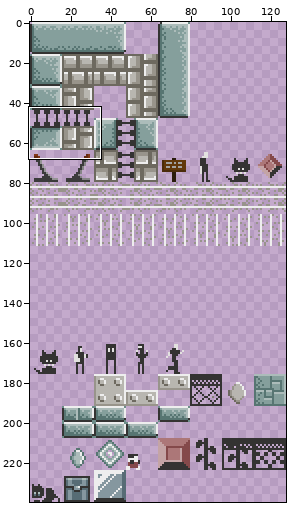
Sprite sheet: assets/images/tiles.png. Above: a wide view before the commit, with the close-up outlined.
Close-up. Earlier state:
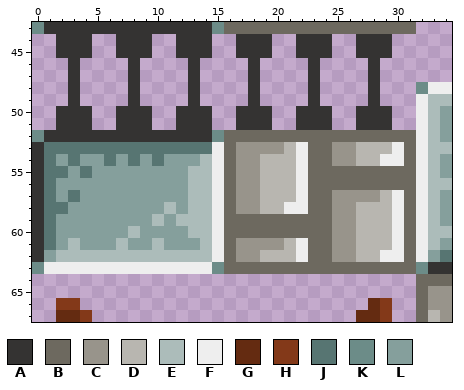
The file is 128x240 pixels. Colours within 5 levels of each other are drawn and written as one. Shown: x 0..34, y 43..67. The commit also changed other parts of the picture, which this record leaves out.
Palette (. is transparent): A #343332  B #6d695f  C #98948b  D #b8b6b0  E #acbcba  F #eeeeee  G #642b11  H #833919  J #577572  K #6c8c88  L #859f9c
Pixels before, first column x 0:
43 KAAAAAAAAAAAAAAKBBBBBBBBBBBBBBBB...
44 ..AAA..AAA..AAA..AAA..AAA..AAA.....
45 ..AAA..AAA..AAA..AAA..AAA..AAA.....
46 ...A....A....A....A....A....A......
47 ...A....A....A....A....A....A......
48 ...A....A....A....A....A....A...KFF
49 ...A....A....A....A....A....A...FEE
50 ..AAA..AAA..AAA..AAA..AAA..AAA..FEL
51 ..AAA..AAA..AAA..AAA..AAA..AAA..FEL
52 KAAAAAAAAAAAAAAKBBBBBBBBBBBBBBBBFEL
53 AJJJJJJJJJJJJJJFBCCCCDFBBCCDDDFBFEE
54 AJLJLLJLJLJLLLEFBCCDDDFBBCCDDFFBFEL
55 AJJLJLLLLLLLLEEFBCCDDDFBBBBBBBBBFEL
56 AJLLLLLLLLLLLEEFBCCDDDFBBBBBBBBBFEE
57 AJLJLLLLLLLLLEEFBCCDDDFBBCCCCDFBFEL
58 AJJLLLLLLLLELEEFBCCDDFFBBCCDDDFBFEL
59 AJLLLLLLLLELEEEFBBBBBBBBBCCDDDFBFEL
60 AJLLLLLLELLLLEEFBBBBBBBBBCCDDDFBFEE
61 AJLELLLELLELLLEFBCCCCDFBBCCDDDFBFEL
62 ALEEEEEEEEEEEEEFBCCDDDFBBCCDDFFBFLJ
63 KFFFFFFFFFFFFFFKBBBBBBBBBBBBBBBBKAA
64 ................................BBB
65 ................................BCC
66 ..HH........................GH..BCC
67 ..GGH......................GGH..BDC
The result:
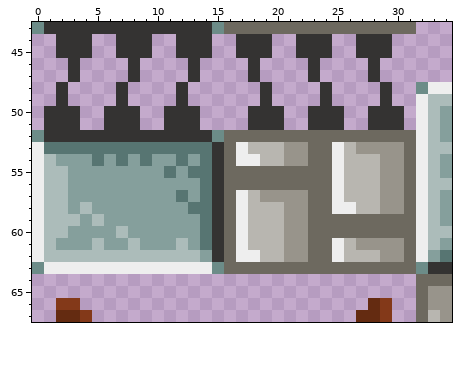
Changes in this commit:
Changed rows in their new state; - is an unchanged pixel.
first column x 0:
48 --A.---A.---A.----.A---.A---.A-
49 --A.---A.---A.----.A---.A---.A-
50 -A--.-A--.-A--.--.--A-.--A-.--A
51 -A--.-A--.-A--.--.--A-.--A-.--A
53 F--------------A-FDDDCC--FDCCCC
54 FE-L-JLJLJL-J-JA-FF--CC--FD--CC
55 FEE-L------J-JJA-BBBBBB--FDDDCC
56 FEE----------LJA-BBBBBB--FDDDCC
57 FEEL--------JLJA-FDCCCC--FDDDCC
58 FEE-E------L-JJA-FD--CC--FF--CC
59 FEEE-E----L-LLJA-FDDDCC--BBBBBB
60 FEE----EL----LJA-FDDDCC--BBBBBB
61 FE-L-E-LE-L-E-JA-FDDDCC--FDCCCC
62 FE------------LA-FF--CC--FD--CC
Pixel boxes of the changes (left, top, right, bottom) in both close-ups:
changed: (32, 82, 404, 262)
